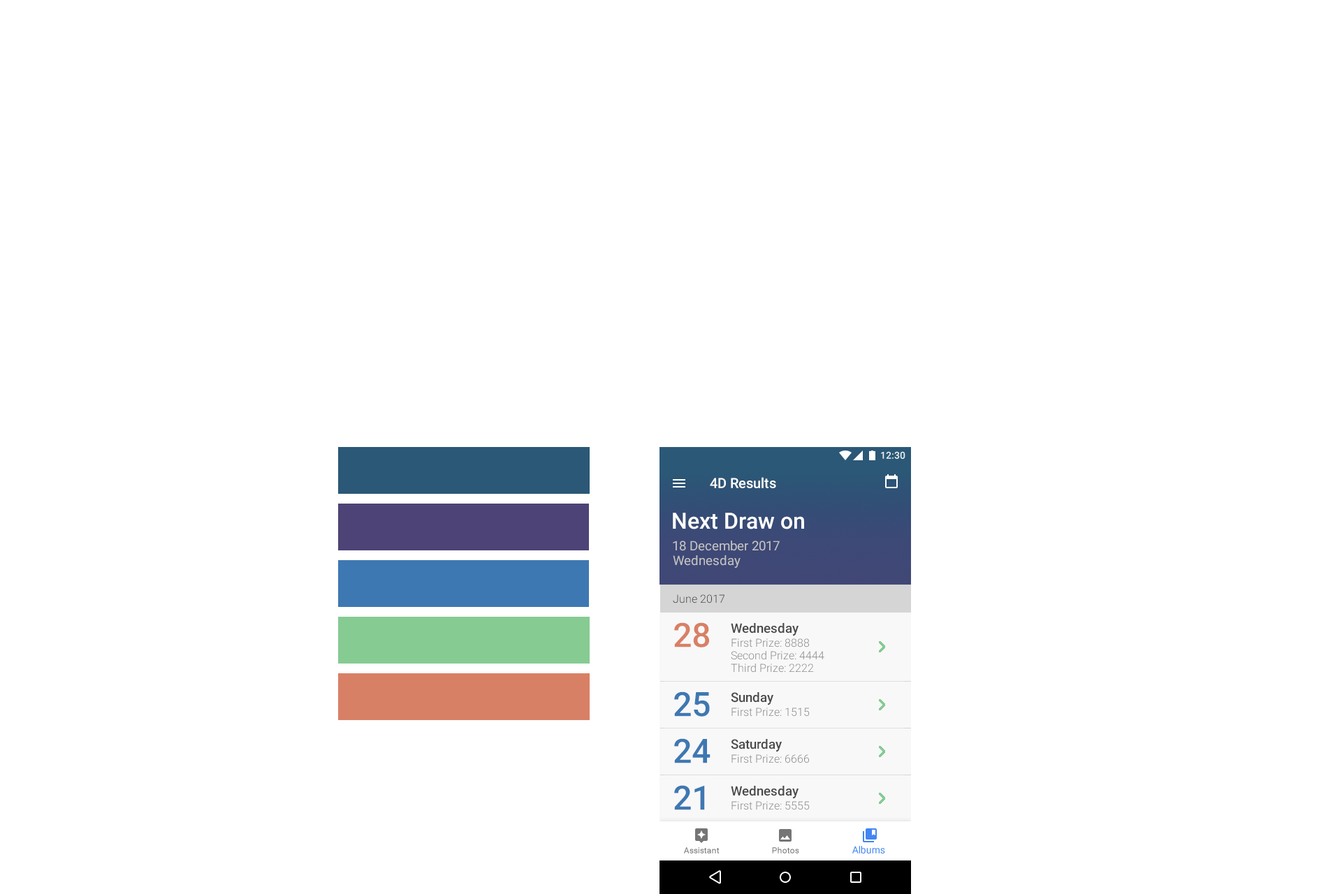
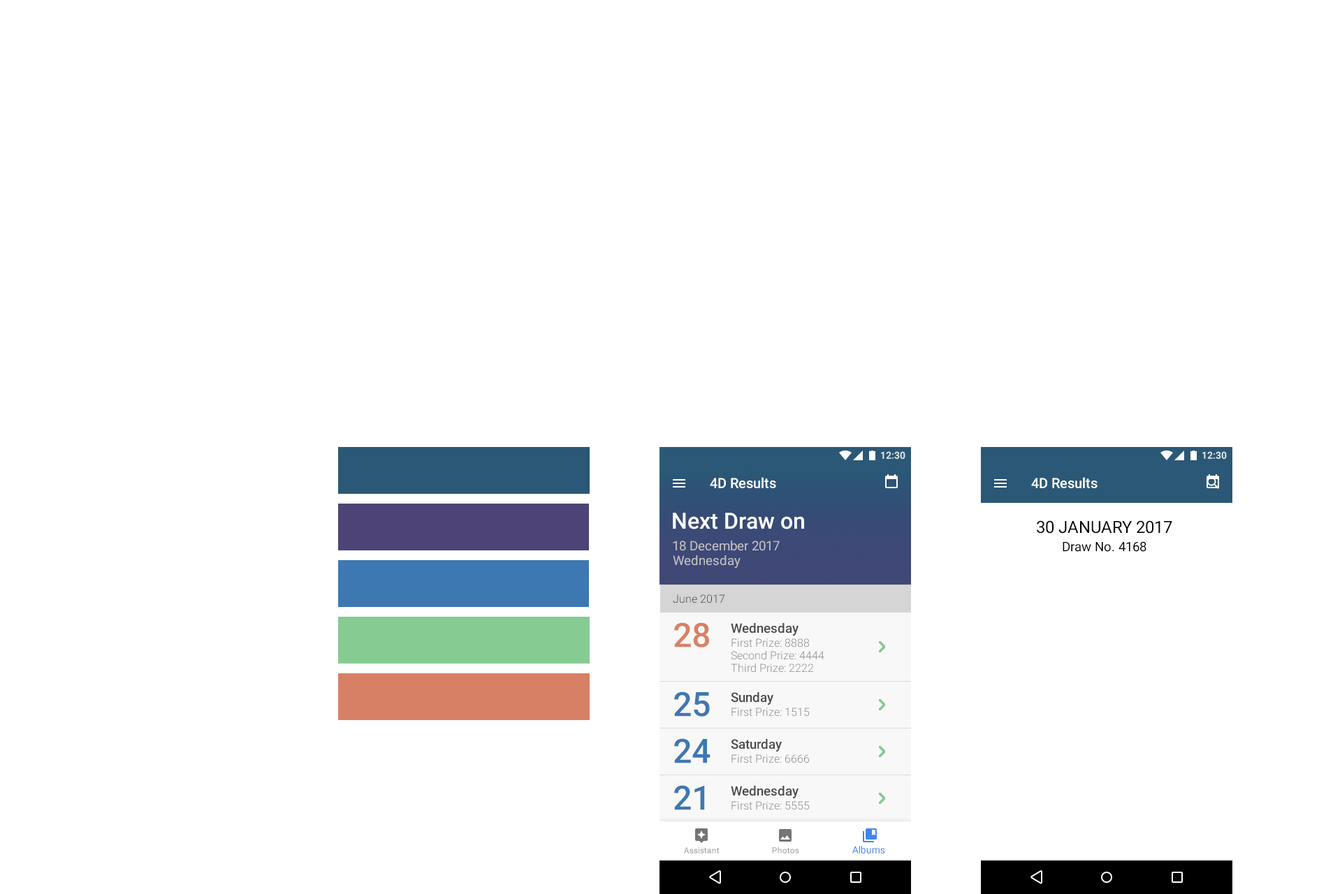
The second 1319×894 image is a revision of the first. Changes to its layers:
added group "Artboard 2" with 40 layers above "Artboard 1" over left=980, top=447, right=1233, bottom=894
added layer "Draw No. 4168" in group "Artboard 2" over left=1062, top=541, right=1147, bottom=552
added layer "30 JANUARY 2017" in group "Artboard 2" over left=1036, top=520, right=1173, bottom=534
added group "Status bar copy" with 14 layers in group "Artboard 2" over left=980, top=447, right=1233, bottom=464
added group "Status bar Content White" (1st of 2, in "Artboard 2" › "Status bar copy") with 12 layers in group "Status bar copy" over left=1160, top=450, right=1227, bottom=461
added layer "Status bar bg" (1st of 2, in "Artboard 2" › "Status bar copy") in group "Status bar copy" over left=980, top=447, right=1233, bottom=464
added group "Tool bar copy" with 11 layers in group "Artboard 2" over left=980, top=447, right=1233, bottom=504
added group "app bar contents" (1st of 2, in "Artboard 2" › "Tool bar copy") with 9 layers in group "Tool bar copy" over left=994, top=474, right=1220, bottom=490
added group "ic_today_black_24px" (1st of 2, in "Artboard 2" › "Tool bar copy" › "app bar contents") with 1 layers in group "app bar contents" over left=1206, top=474, right=1220, bottom=489
added layer "4D Results" (1st of 2, in "Artboard 2" › "Tool bar copy" › "app bar contents") in group "app bar contents" over left=1031, top=477, right=1098, bottom=489
added layer "app bar bg" (1st of 2, in "Artboard 2" › "Tool bar copy") in group "Tool bar copy" over left=980, top=447, right=1233, bottom=504
added group "Navbar 360dp black copy" with 10 layers in group "Artboard 2" over left=980, top=860, right=1233, bottom=894
added layer "navbar bg" (1st of 2, in "Artboard 2" › "Navbar 360dp black copy") in group "Navbar 360dp black copy" over left=980, top=860, right=1233, bottom=894
…and 17 more changes (17 added)
